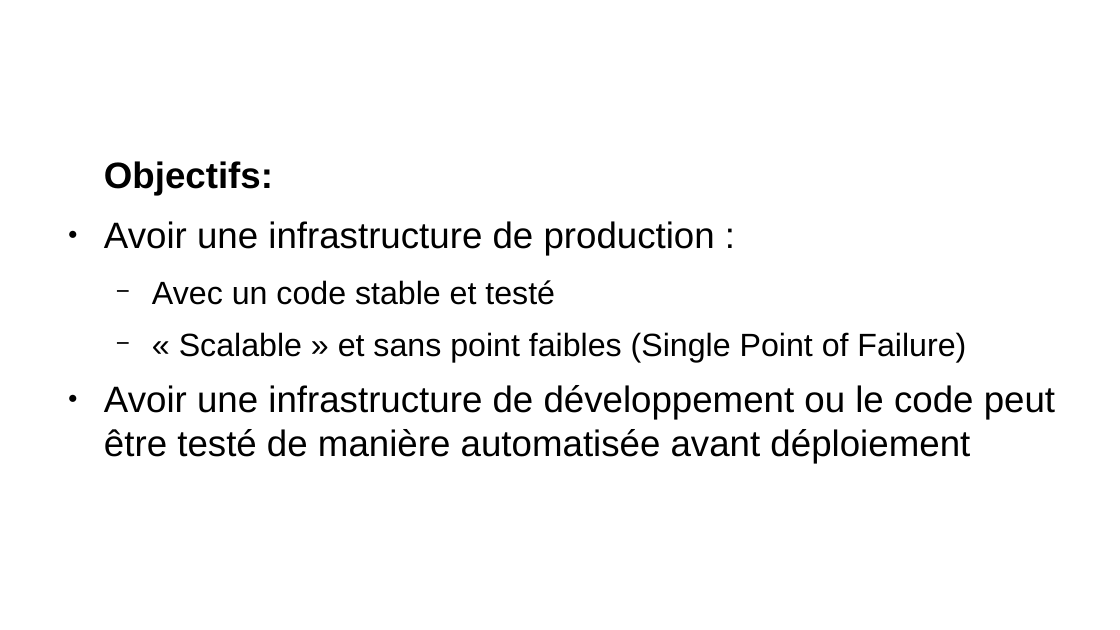
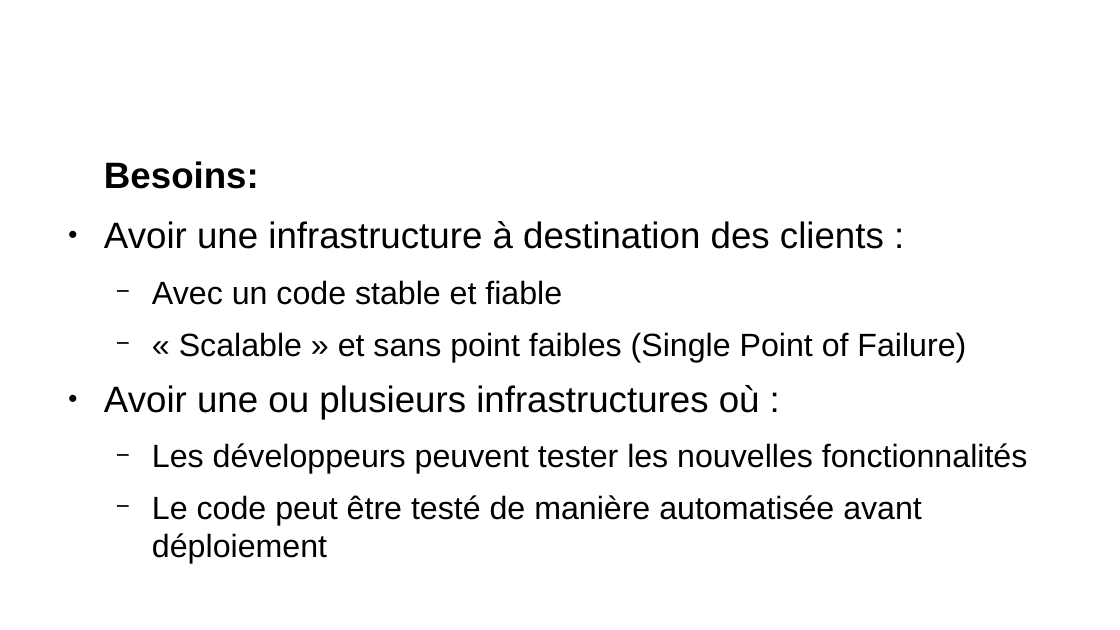
Before and after one commit to remipassmoilesel/ci-cd-plan, a slide deck: slide 11 of ci-cd-plan.odp (slide 10 before the commit). Drawn at 1120x630 pixels with LibreOffice and Linux fonts; fonts in the diff are those of the drawing; background and template pictures are left out. Boxes give left, top, right and bottom in pixels: in the first picture for what was removed or moved away, otherwise in the second. Text is boxed around its words. In the diff, an @@ line names an element or a change of style, - is before the commit and + after.

```diff
--- a/ci-cd-plan.odp
+++ b/ci-cd-plan.odp
@@ text at box(104, 161, 884, 305): text changed @@
-Objectifs:
-● Avoir une infrastructure de production :
-  − Avec un code stable et testé
+Besoins:
+● Avoir une infrastructure à destination des clients :
+  − Avec un code stable et fiable
@@ text at box(104, 385, 1027, 525): text changed; size 26 to 22.8 pt @@
-● Avoir une infrastructure de développement ou le code peut être testé de manière automatisée avant déploiement
+● Avoir une ou plusieurs infrastructures où :
+  − Les développeurs peuvent tester les nouvelles fonctionnalités
+  − Le code peut être testé de manière automatisée avant déploiement
```
Also in this commit, not shown: 17 other slides changed, 3 slides added, 1 slide removed, 2 other files.
